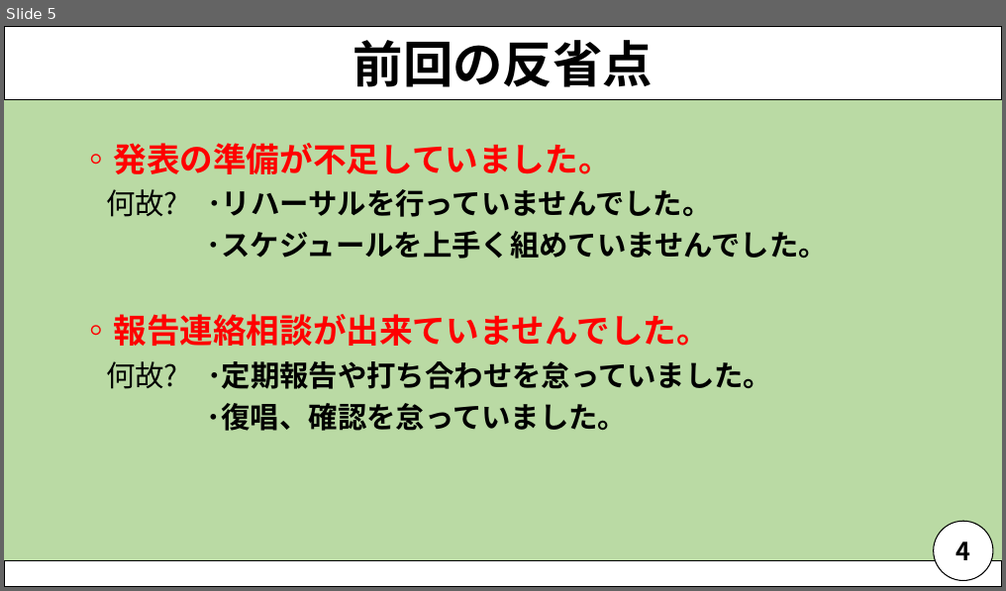
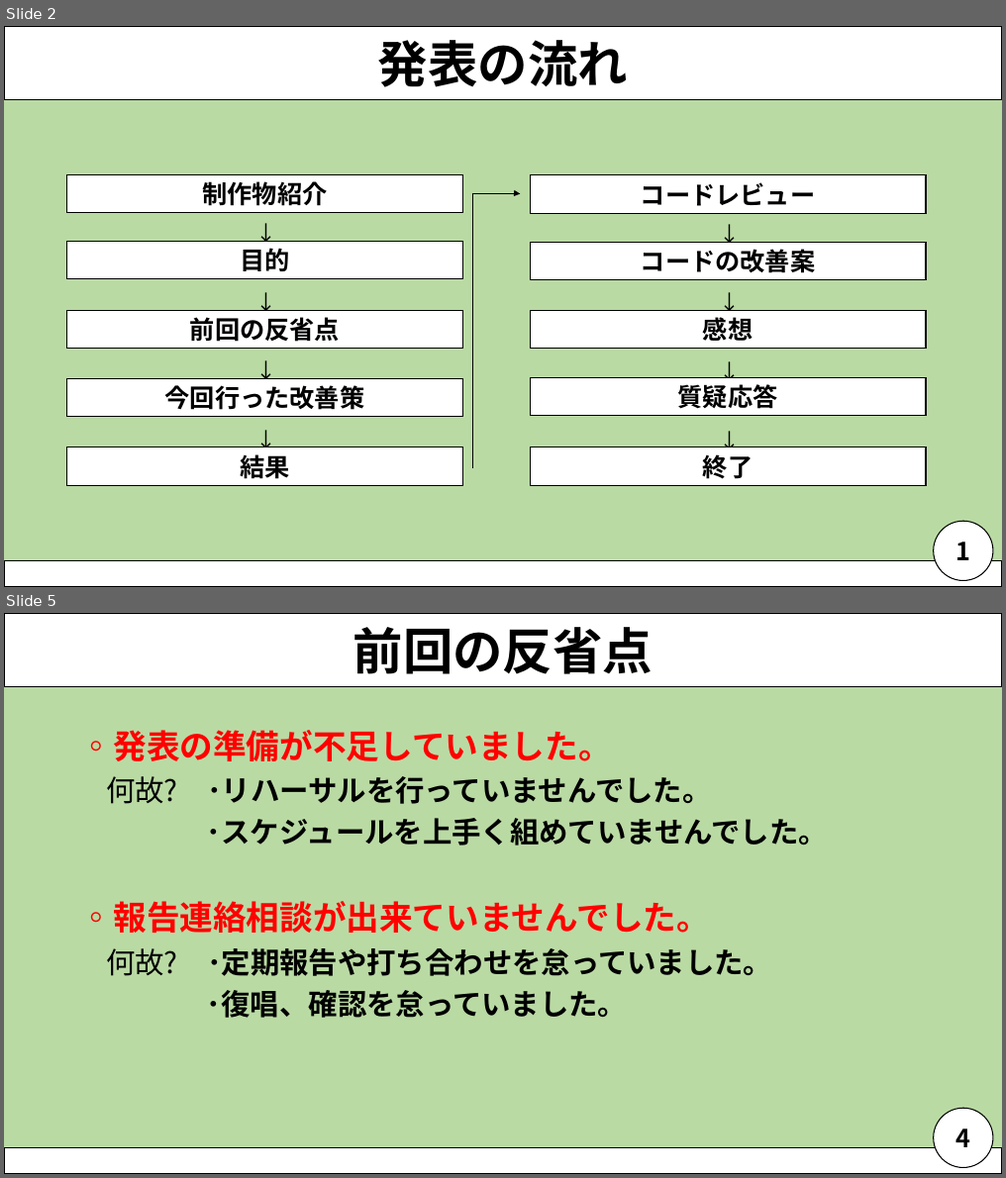
Before and after one commit to NagaoMasaki/NervousBreakdown, a slide deck: 資料/神経衰弱発表資料_200716.pptx. Shown one above the other, each under a label of ours: slide 5 before the commit, slides 2 and 5 after it; the slides between them are not shown. The pictures are 1006x591 and 1006x1178 pixels, drawn with LibreOffice and Linux fonts; fonts in the diff are those of the drawing. Boxes give left, top, right and bottom in pixels: in the first picture for what was removed or moved away, otherwise in the second. Text is boxed around its words. In the diff, an @@ line names an element or a change of style, - is before the commit and + after.

```diff
--- a/資料/神経衰弱発表資料_200716.pptx
+++ b/資料/神経衰弱発表資料_200716.pptx
@@ slide 2 added at (x1=4, y1=26, x2=1002, y2=587), background #A9D18E at 80% opacity @@
@@ rectangle added at (x1=4, y1=26, x2=1002, y2=100), fill #FFFFFF, outline #000000 1 pt, 48 pt, text #000000, bold @@
+発表の流れ
@@ rectangle added at (x1=67, y1=174, x2=463, y2=213), fill #FFFFFF, outline #000000 1 pt, 24 pt, text #000000, bold @@
+制作物紹介
@@ text added at (x1=249, y1=192, x2=284, y2=266), 20 pt, text #000000 @@
+↓
@@ elbow arrow added from (472, 469) to (521, 193), #000000 0.5 pt @@
@@ rectangle added at (x1=531, y1=175, x2=927, y2=214), fill #FFFFFF, outline #000000 1 pt, 24 pt, text #000000, bold @@
+コードレビュー
@@ text added at (x1=712, y1=192, x2=747, y2=266), 20 pt, text #000000 @@
+↓
@@ rectangle added at (x1=67, y1=242, x2=463, y2=279), fill #FFFFFF, outline #000000 1 pt, 24 pt, text #000000, bold @@
+目的
@@ text added at (x1=249, y1=261, x2=284, y2=335), 20 pt, text #000000 @@
+↓
@@ rectangle added at (x1=531, y1=242, x2=927, y2=279), fill #FFFFFF, outline #000000 1 pt, 24 pt, text #000000, bold @@
+コードの改善案
@@ text added at (x1=712, y1=261, x2=747, y2=335), 20 pt, text #000000 @@
+↓
@@ rectangle added at (x1=67, y1=310, x2=463, y2=349), fill #FFFFFF, outline #000000 1 pt, 24 pt, text #000000, bold @@
+前回の反省点
@@ rectangle added at (x1=531, y1=310, x2=927, y2=349), fill #FFFFFF, outline #000000 1 pt, 24 pt, text #000000, bold @@
+感想
@@ text added at (x1=249, y1=330, x2=284, y2=403), 20 pt, text #000000 @@
+↓
@@ text added at (x1=712, y1=330, x2=747, y2=403), 20 pt, text #000000 @@
+↓
@@ rectangle added at (x1=67, y1=379, x2=463, y2=417), fill #FFFFFF, outline #000000 1 pt, 24 pt, text #000000, bold @@
+今回行った改善策
@@ rectangle added at (x1=531, y1=377, x2=927, y2=416), fill #FFFFFF, outline #000000 1 pt, 24 pt, text #000000, bold @@
+質疑応答
@@ text added at (x1=249, y1=398, x2=284, y2=472), 20 pt, text #000000 @@
+↓
@@ text added at (x1=712, y1=400, x2=747, y2=473), 20 pt, text #000000 @@
+↓
@@ rectangle added at (x1=67, y1=448, x2=463, y2=485), fill #FFFFFF, outline #000000 1 pt, 24 pt, text #000000, bold @@
+結果
@@ rectangle added at (x1=531, y1=448, x2=927, y2=485), fill #FFFFFF, outline #000000 1 pt, 24 pt, text #000000, bold @@
+終了
@@ ellipse added at (x1=934, y1=522, x2=994, y2=581), fill #FFFFFF, outline #000000 1 pt, 24 pt, text #000000, bold @@
+1
@@ rectangle added at (x1=4, y1=561, x2=1002, y2=587), fill #FFFFFF, outline #000000 1 pt @@
```
Also in this commit, not shown: 11 slides changed, 1 other slide added.
